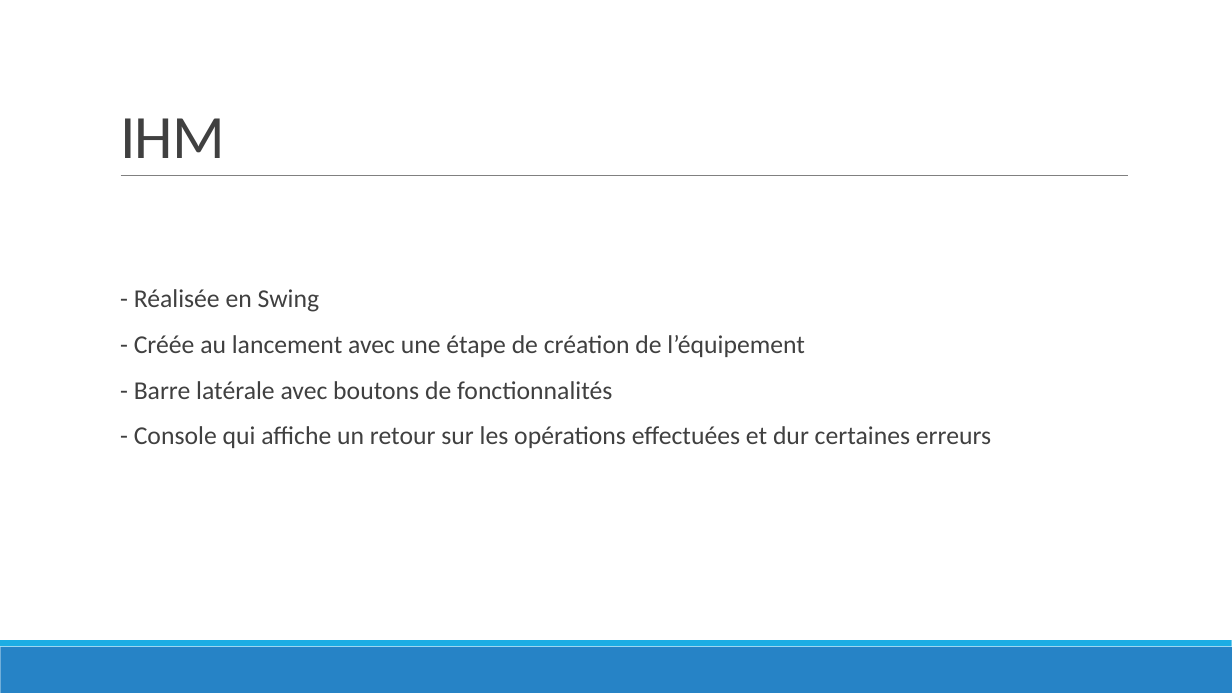
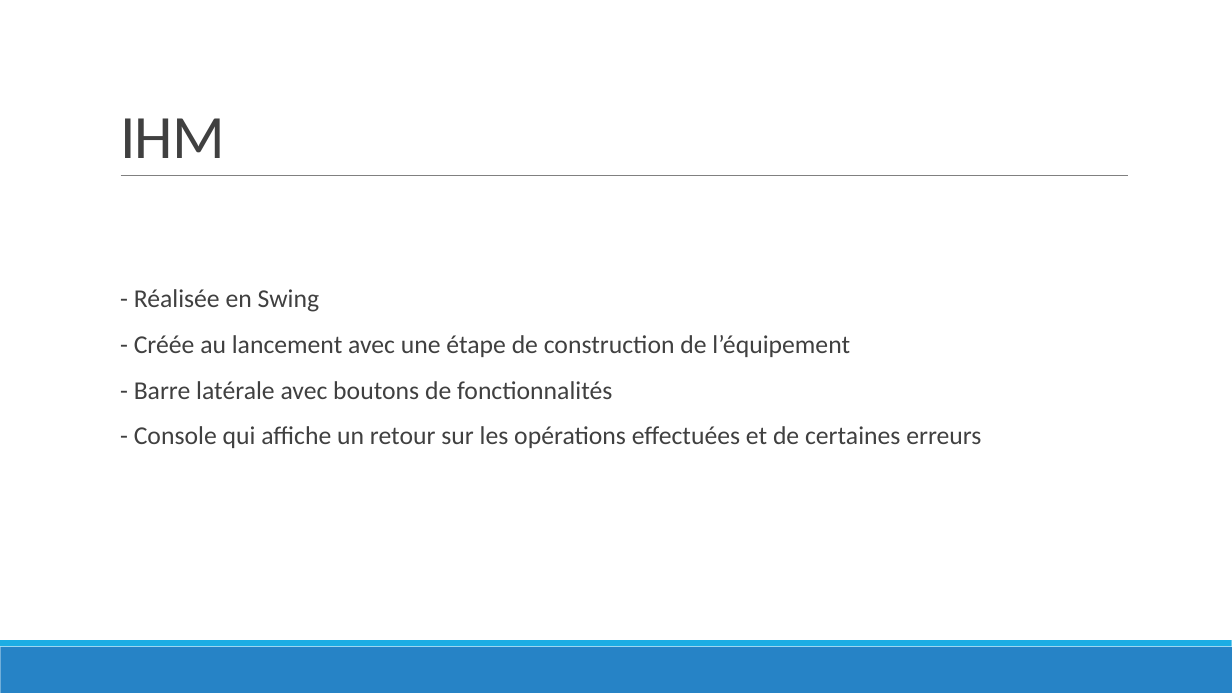
Before and after one commit to StairZ0/SSL_TL, a slide deck: slide 4 of Présentation TL cryptographie.pptx. Drawn at 1232x693 pixels with LibreOffice and Linux fonts; fonts in the diff are those of the drawing. Boxes give left, top, right and bottom in pixels: in the first picture for what was removed or moved away, otherwise in the second. Text is boxed around its words. In the diff, an @@ line names an element or a change of style, - is before the commit and + after.

Commit message:
Maj de présentation

```diff
--- a/Présentation TL cryptographie.pptx
+++ b/Présentation TL cryptographie.pptx
@@ text at [134,335,850,357]: text changed @@
-  - Créée au lancement avec une étape de création de l’équipement
+  - Créée au lancement avec une étape de construction de l’équipement
@@ text at [134,426,981,448]: text changed @@
-  - Console qui affiche un retour sur les opérations effectuées et dur certaines erreurs
+  - Console qui affiche un retour sur les opérations effectuées et de certaines erreurs
```
Also in this commit, not shown: 4 other slides changed.
